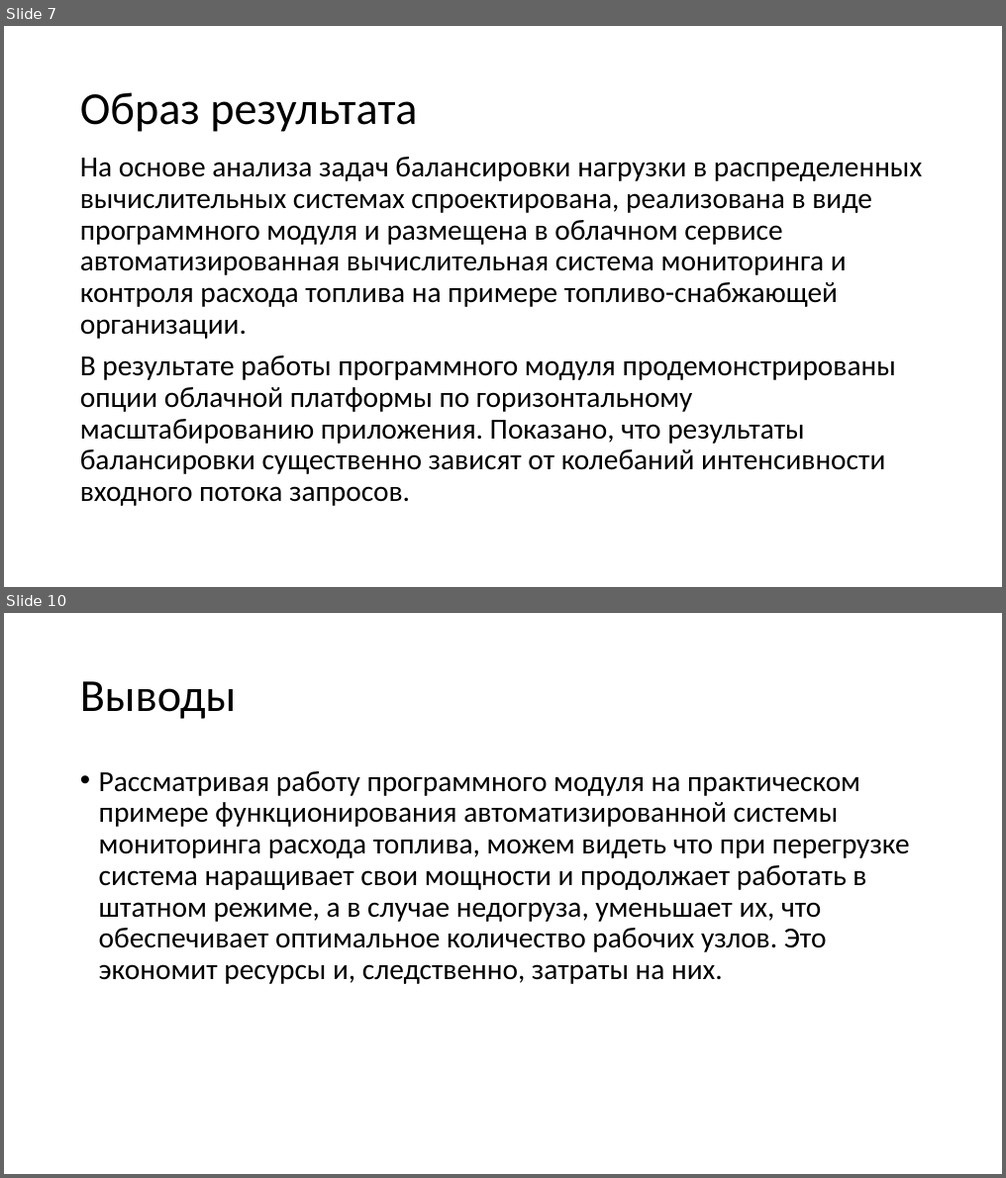
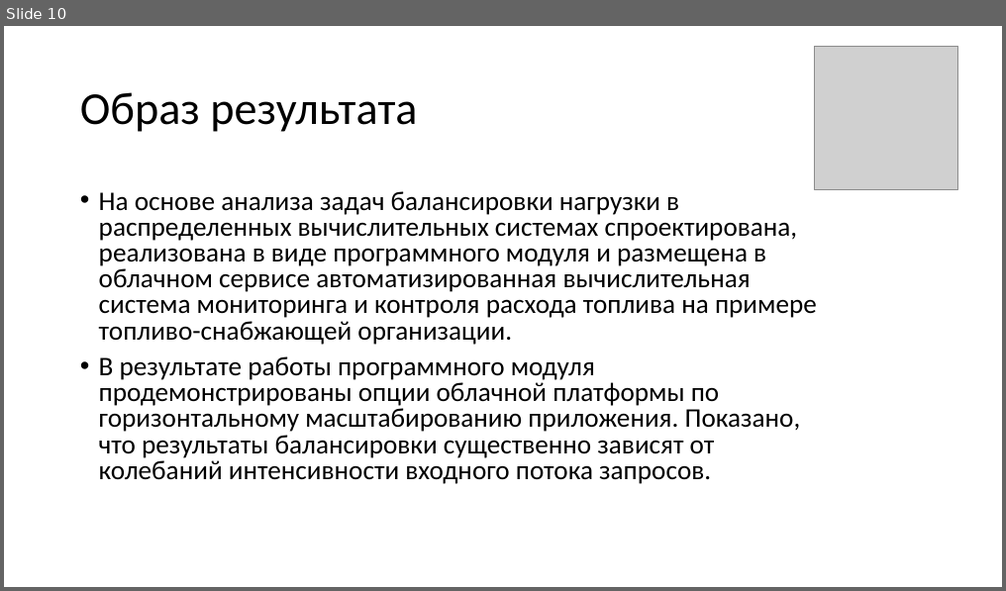
Before and after one commit to SkiStalker/BachelorsDegree, a slide deck: text/Масштабирование_вычислительных_мощностей.pptx. Shown one above the other, each under a label of ours: slides 7 and 10 before the commit, slide 10 after it; the slides between them are not shown. The pictures are 1006x1178 and 1006x591 pixels, drawn with LibreOffice and Linux fonts; fonts in the diff are those of the drawing; grey boxes stand for pictures. Boxes give left, top, right and bottom in pixels: in the first picture for what was removed or moved away, otherwise in the second. Text is boxed around its words. In the diff, an @@ line names an element or a change of style, - is before the commit and + after.

```diff
--- a/text/Масштабирование_вычислительных_мощностей.pptx
+++ b/text/Масштабирование_вычислительных_мощностей.pptx
@@ slide 10 removed at (4, 613, 1002, 1174), background #FFFFFF @@
@@ title removed at (80, 681, 237, 719) @@
-Выводы
@@ text removed at (99, 771, 910, 984) @@
-• Рассматривая работу программного модуля на практическом примере функционирования автоматизированной системы мониторинга расхода топлива, можем видеть что при перегрузке система наращивает свои мощности и продолжает работать в штатном режиме, а в случае недогруза, уменьшает их, что обеспечивает оптимальное количество рабочих узлов. Это экономит ресурсы и, следственно, затраты на них.
@@ what was slide 7 is now slide 10 @@
@@ slide 10 changed as well @@
@@ picture added at (815, 46, 958, 189) @@
@@ text "На основе анализа задач балансировки ...": place and size @@
-text "На основе анализа задач балансировки ..." at (80, 157, 922, 506)
+text "На основе анализа задач балансировки ..." at (99, 191, 817, 484)
@@ text "На основе анализа задач балансировки ..." at (99, 191, 817, 484): size 28 to 25.9 pt; bullet none to •; line spacing 0.9 to 0.8 @@
```
Also in this commit, not shown: 7 other slides changed, 8 slides added, 2 other slides removed, 3 other files.
